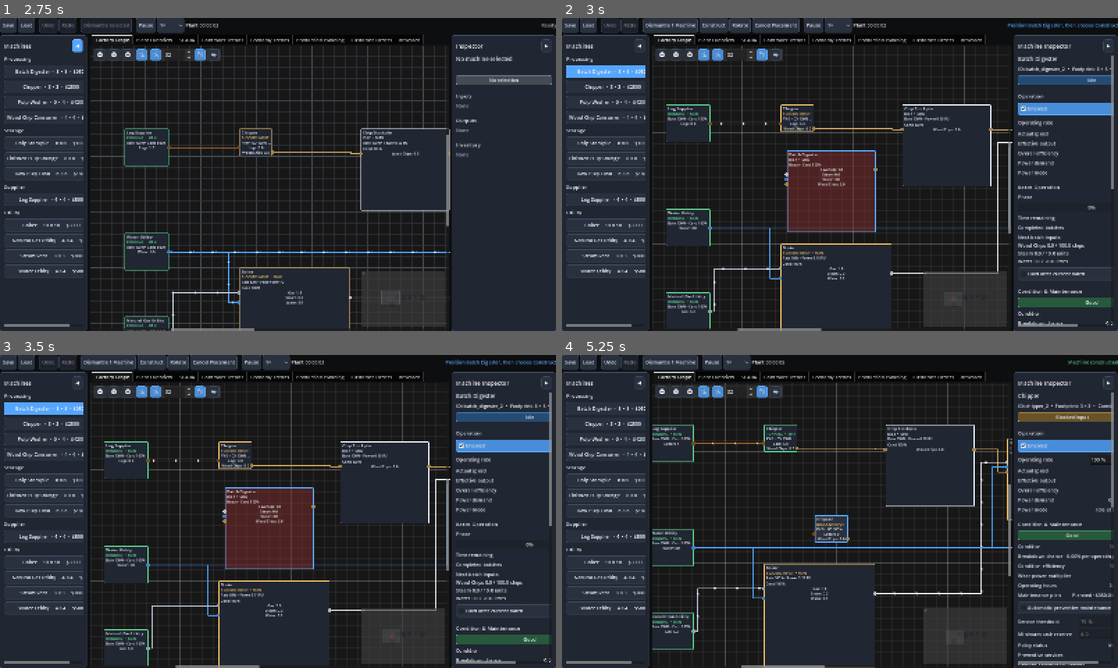
Above: before the commit, frames 1-4 (two rows, left to right).
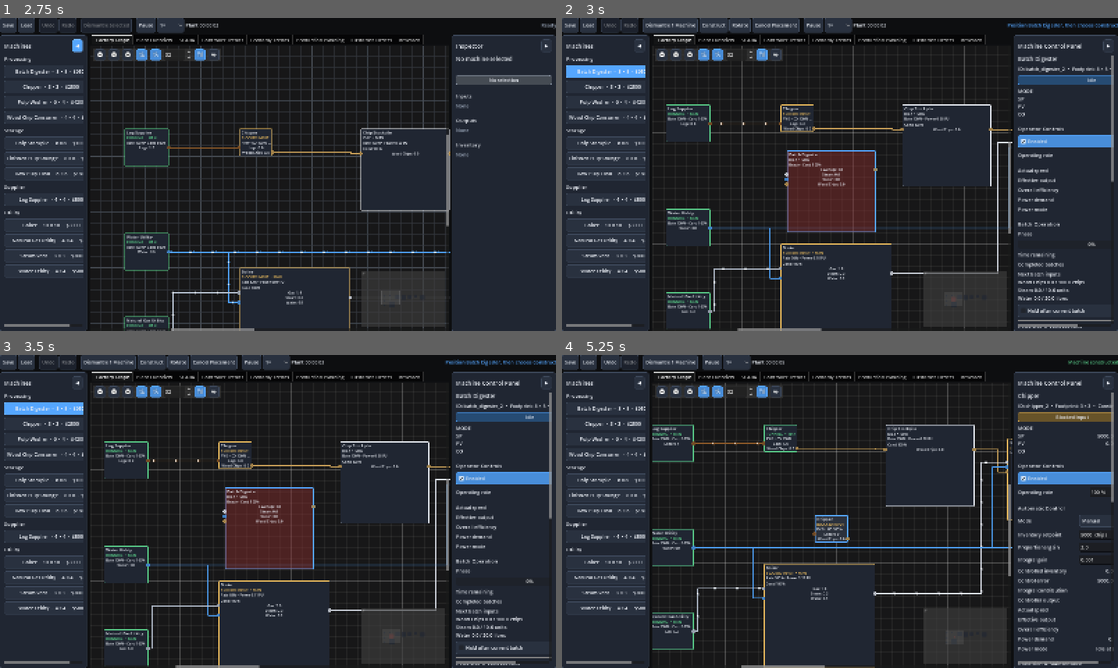
Above: after the commit, the same moments.

Repository: Poru-IndFlow/IndustrialFlow
Game: Godot game, scene res://scenes/main.tscn
Same seed, same stepped clock (60 frames per second), same inputs: the game is played once before the commit and once after it.
Inputs:
- Up to frame 1 (2.75 s): click "1×" at 0.5 s; click "◀" at 1.25 s; click "▶" at 2 s
- Up to frame 2 (3 s): click "Batch Digester · 8 × 8 · $6500" at 2.75 s
- Up to frame 3 (3.5 s): no input
- Up to frame 4 (5.25 s): click "Dismantle 1 Machine" at 3.5 s; click "Chipper · 3 × 3 · $2500" at 4.25 s; click "Construct" at 5 s

Frame 1 is identical in both runs. In frame 2, 4.2% of the frame differs, in the area x 82-100%, y 8-100%; in frame 3, 4.2%; in frame 4, 4.7%.

Commit message:
Add machine operator control panel

Diff:
--- a/project.godot
+++ b/project.godot
@@ -14,7 +14,7 @@
 config/version="0.3.0-dev"
 run/main_scene="res://scenes/main.tscn"
 config/features=PackedStringArray("4.7")
-config/build=44
+config/build=45
 
 [display]
 
--- a/scripts/ui/machine_inspector.gd
+++ b/scripts/ui/machine_inspector.gd
@@ -10,6 +10,11 @@
 var name_label: Label
 var id_label: Label
 var state_badge: Label
+var operator_summary: VBoxContainer
+var mode_summary_value_label: Label
+var sp_summary_value_label: Label
+var pv_summary_value_label: Label
+var co_summary_value_label: Label
 var operation_section: VBoxContainer
 var connection_operation_section: VBoxContainer
 var enabled_check_box: CheckBox
@@ -67,7 +72,7 @@
 
 
 func _ready() -> void:
-	dock_title = "Machine Inspector"
+	dock_title = "Machine Control Panel"
 	super._ready()
 
 	var scroll := ScrollContainer.new()
@@ -93,13 +98,34 @@
 	)
 	root.add_child(state_badge)
 
+	operator_summary = VBoxContainer.new()
+	operator_summary.add_theme_constant_override("separation", 2)
+	operator_summary.visible = false
+	root.add_child(operator_summary)
+
+	var mode_summary_row := UIWidgets.create_labeled_value("MODE", "—")
+	mode_summary_value_label = UIWidgets.get_value_label(mode_summary_row)
+	operator_summary.add_child(mode_summary_row)
+
+	var sp_summary_row := UIWidgets.create_labeled_value("SP", "—")
+	sp_summary_value_label = UIWidgets.get_value_label(sp_summary_row)
+	operator_summary.add_child(sp_summary_row)
+
+	var pv_summary_row := UIWidgets.create_labeled_value("PV", "—")
+	pv_summary_value_label = UIWidgets.get_value_label(pv_summary_row)
+	operator_summary.add_child(pv_summary_row)
+
+	var co_summary_row := UIWidgets.create_labeled_value("CO", "—")
+	co_summary_value_label = UIWidgets.get_value_label(co_summary_row)
+	operator_summary.add_child(co_summary_row)
+
 	root.add_child(HSeparator.new())
 
 	operation_section = VBoxContainer.new()
 	root.add_child(operation_section)
 
 	var operation_title := UIWidgets.create_section_header(
-		"Operation"
+		"Operator Controls"
 	)
 	operation_section.add_child(operation_title)
 
@@ -375,13 +401,14 @@
 	)
 	maintenance_section.add_child(maintenance_button)
 
-	operation_section.add_child(HSeparator.new())
+	var control_separator := HSeparator.new()
+	operation_section.add_child(control_separator)
 
 	control_section = VBoxContainer.new()
 	operation_section.add_child(control_section)
 
 	control_section.add_child(
-		UIWidgets.create_section_header("Inventory Control")
+		UIWidgets.create_section_header("Automatic Control")
 	)
 
 	var control_mode_row := HBoxContainer.new()
@@ -496,6 +523,10 @@
 		controller_output_row
 	)
 	control_section.add_child(controller_output_row)
+
+	# Operator controls belong ahead of live performance and maintenance details.
+	operation_section.move_child(control_separator, 3)
+	operation_section.move_child(control_section, 4)
 
 	operation_section.add_child(HSeparator.new())
 
@@ -916,6 +947,7 @@
 
 	if selected_machine == null:
 		set_dock_title("Inspector")
+		operator_summary.visible = false
 		operation_section.visible = false
 		connection_operation_section.visible = false
 		input_title.text = "Inputs"
@@ -949,7 +981,8 @@
 		_add_empty_label(inventory_list)
 		return
 
-	set_dock_title("Machine Inspector")
+	set_dock_title("Machine Control Panel")
+	operator_summary.visible = true
 	operation_section.visible = true
 	connection_operation_section.visible = false
 	input_title.text = "Inputs"
@@ -1003,6 +1036,7 @@
 	_update_power_labels()
 	_update_condition_labels()
 	_update_control_labels()
+	_update_operator_summary()
 	_update_upgrade_section()
 	updating_controls = false
 	UIWidgets.update_status_badge(
@@ -1349,10 +1383,53 @@
 	controller_output_value_label.text = "%.0f%%" % (
 		selected_machine.operating_rate * 100.0
 	)
+	_update_operator_summary()
+
+
+func _update_operator_summary() -> void:
+	if (
+		mode_summary_value_label == null
+		or sp_summary_value_label == null
+		or pv_summary_value_label == null
+		or co_summary_value_label == null
+	):
+		return
+
+	if selected_machine == null:
+		mode_summary_value_label.text = "—"
+		sp_summary_value_label.text = "—"
+		pv_summary_value_label.text = "—"
+		co_summary_value_label.text = "—"
+		return
+
+	mode_summary_value_label.text = (
+		"AUTO"
+		if selected_machine.control_mode == MachineModel.ControlMode.AUTOMATIC
+		else "MAN"
+	)
+	co_summary_value_label.text = "%.0f%%" % (
+		selected_machine.operating_rate * 100.0
+	)
+
+	if not selected_machine.supports_inventory_control():
+		sp_summary_value_label.text = "—"
+		pv_summary_value_label.text = "—"
+		return
+
+	var unit := ResourceRegistry.get_unit(selected_machine.control_resource)
+	sp_summary_value_label.text = "%.1f %s" % [
+		selected_machine.inventory_setpoint,
+		unit
+	]
+	pv_summary_value_label.text = "%.1f %s" % [
+		selected_machine.controlled_inventory_amount,
+		unit
+	]
 
 
 func _refresh_connection() -> void:
 	set_dock_title("Connection Inspector")
+	operator_summary.visible = false
 	operation_section.visible = false
 	connection_operation_section.visible = true
 	input_title.text = "Endpoints"
